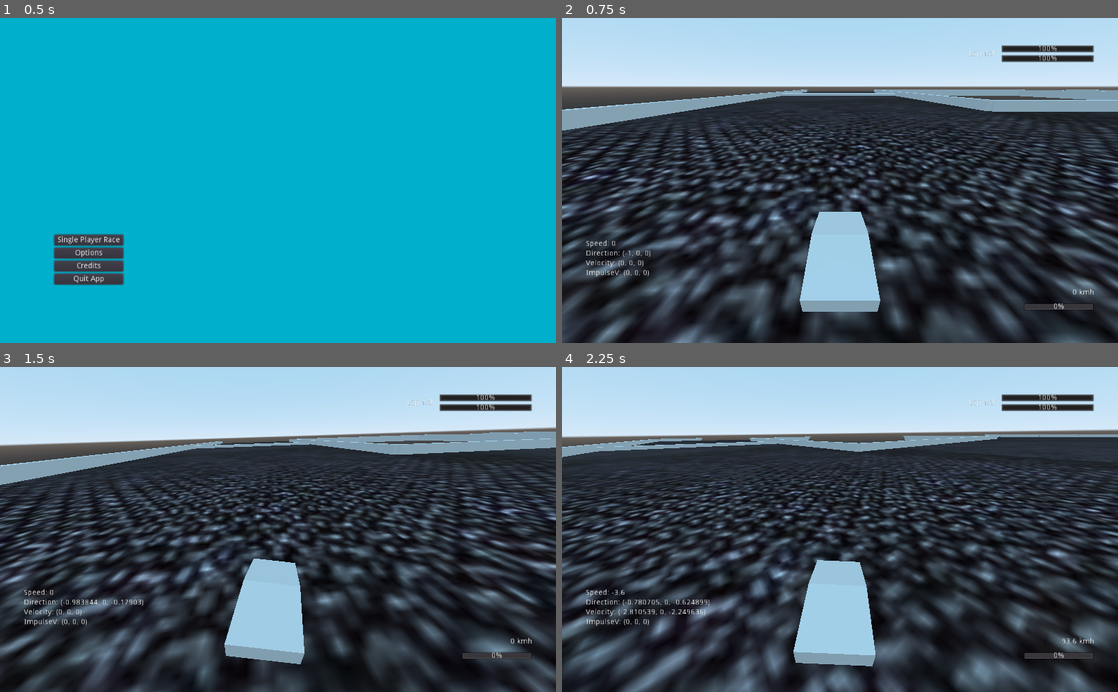
Above: before the commit, frames 1-4 (two rows, left to right).
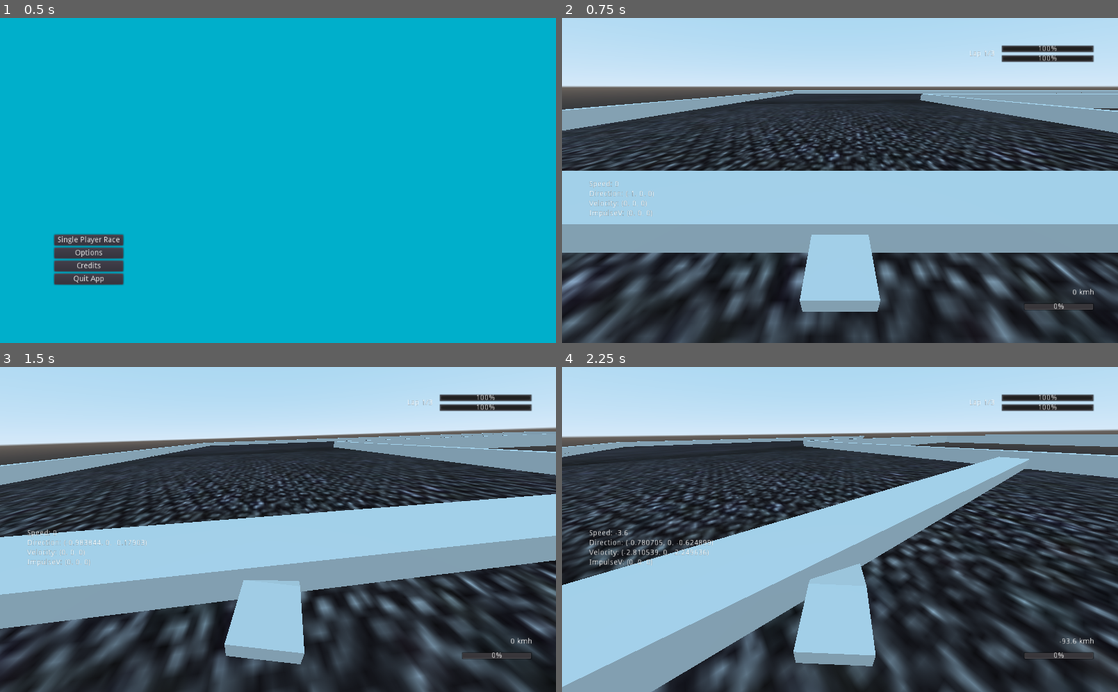
Above: after the commit, the same moments.

Repository: Mac-Barrett/G-Infinite
Game: Godot game, scene res://Scenes/Menus/MainMenu.tscn
Same seed, same stepped clock (60 frames per second), same inputs: the game is played once before the commit and once after it.
Inputs:
- Up to frame 1 (0.5 s): no input
- Up to frame 2 (0.75 s): click "Single Player Race" at 0.5 s
- Up to frame 3 (1.5 s): tap Enter at 1.25 s; hold D from 1.28 s (still down)
- Up to frame 4 (2.25 s): release D at 2.03 s; hold S from 2.03 s (still down)

Frame 1 is identical in both runs. In frame 2, 46% of the frame differs, in the area x 0-100%, y 22-100%; in frame 3, 45%; in frame 4, 47%, in the area x 0-100%, y 20-100%.

Commit message:
Tweaked player collision to account for hit angle

Diff:
--- a/Scripts/LevelLoader.gd
+++ b/Scripts/LevelLoader.gd
@@ -7,18 +7,20 @@
     # Load player car data assigned by UI Menu
     var player = load("res://Vehicles/PlayerCar.tscn").instance()
     player.rotation.y = deg2rad(180)
+    player.transform.origin.x = startBlock.transform.origin.x
+    player.transform.origin.z = startBlock.transform.origin.z
     add_child(player)
     pass
 
 
-
+# Grabs data for track from specified file
 func load_track_data():
     # Load from file assigned by UI Menu
     var data = [[11,2,12],[0,-1,1],[10,2,13]]
     return data
 
 
-
+# Uses data array to load in trackpieces and place them in world
 func load_track_pieces(data):
     for x in range(0, 3):
         for z in range(0, 3):
--- a/Scripts/PlayerCar.gd
+++ b/Scripts/PlayerCar.gd
@@ -22,8 +22,11 @@
 var MAX_SPEED = 40
 var fps = 60
 
+# Meta Variables
 var currLap = 1
 var totalLaps = 3
+var health = 100
+var power = 100
 
 
 # On Ready
@@ -89,7 +92,7 @@
     update_Debug()
     lapCounterLabel.text = "Lap " + String(currLap) + "/" + String(totalLaps)
     powerSlider.value = 100
-    healthSlider.value = 100
+    healthSlider.value = health
     speedLabel.text = String(speed * 26) + " kmh"
     speedSlider.value = (speed / MAX_SPEED) * 100
     pass
@@ -105,12 +108,35 @@
 # handles collisions from move_and_collide()
 func handle_(collision):
     if (collision != null):
-        var hitMagnitude = (abs(speed) / 5) * 10
+        var hitMagnitude = (abs(speed) / 6) * 10
+        hitMagnitude *= angle_multiplyer(collision)
+
         speed = max(1, speed - 10)
         impulse.x = collision.normal.x * hitMagnitude
         impulse.z = collision.normal.z * hitMagnitude
+
+        health = health - int(hitMagnitude * 0.1)
+
+        $HUD/Debug/CollisionMagnitude.text = "Hit Magnitude: " + String(hitMagnitude)
+        $HUD/Debug/CollisionNormal.text = "Collision Normal: " + String(collision.normal)
+
         collision = null
     pass
+
+
+# Uses collision normal and player's direction to calculate
+# a multiplyer for the hitMagnitude
+func angle_multiplyer(collision):
+    var angleMultiplyer
+    if (collision.normal.x == 1 or collision.normal.x == -1):
+        angleMultiplyer = abs(transform.basis.x.x)
+    elif (collision.normal.z == 1 or collision.normal.z == -1):
+        angleMultiplyer = abs(transform.basis.x.z)
+    else:
+        # Some error so set it to a middle ground
+        angleMultiplyer = 0.5
+    return (angleMultiplyer + 0.5)
+
 
 
 # decays the impulse vector from collisions
--- a/Vehicles/PlayerCar.tscn
+++ b/Vehicles/PlayerCar.tscn
@@ -29,29 +29,39 @@
 margin_bottom = 604.0
 
 [node name="Debug" type="VBoxContainer" parent="HUD"]
-margin_left = 44.0
-margin_top = 410.0
-margin_right = 260.0
-margin_bottom = 547.0
+margin_left = 50.0
+margin_top = 300.0
+margin_right = 300.0
+margin_bottom = 550.0
 
 [node name="Speed" type="Label" parent="HUD/Debug"]
-margin_right = 216.0
+margin_right = 250.0
 margin_bottom = 14.0
 
 [node name="Direction" type="Label" parent="HUD/Debug"]
 margin_top = 18.0
-margin_right = 216.0
+margin_right = 250.0
 margin_bottom = 32.0
 
 [node name="Velocity" type="Label" parent="HUD/Debug"]
 margin_top = 36.0
-margin_right = 216.0
+margin_right = 250.0
 margin_bottom = 50.0
 
 [node name="ImpulseV" type="Label" parent="HUD/Debug"]
 margin_top = 54.0
-margin_right = 216.0
+margin_right = 250.0
 margin_bottom = 68.0
+
+[node name="CollisionMagnitude" type="Label" parent="HUD/Debug"]
+margin_top = 72.0
+margin_right = 250.0
+margin_bottom = 86.0
+
+[node name="CollisionNormal" type="Label" parent="HUD/Debug"]
+margin_top = 90.0
+margin_right = 250.0
+margin_bottom = 104.0
 
 [node name="TopRightBox" type="HSplitContainer" parent="HUD"]
 margin_left = 750.0
@@ -96,3 +106,4 @@
 margin_top = 26.0
 margin_right = 130.0
 margin_bottom = 40.0
+allow_greater = true
Not shown, removed: .mono/metadata/ide_messaging_meta.txt
